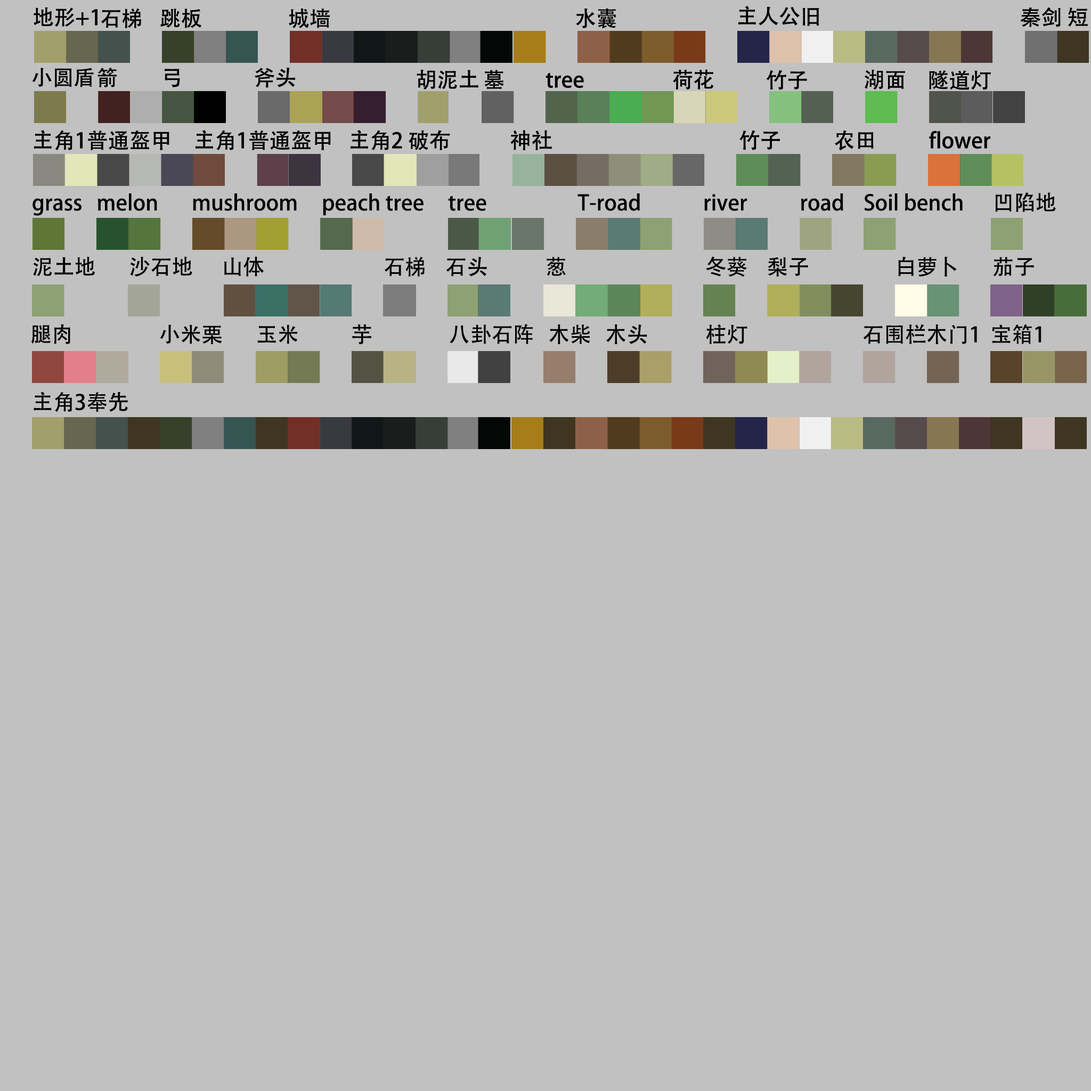
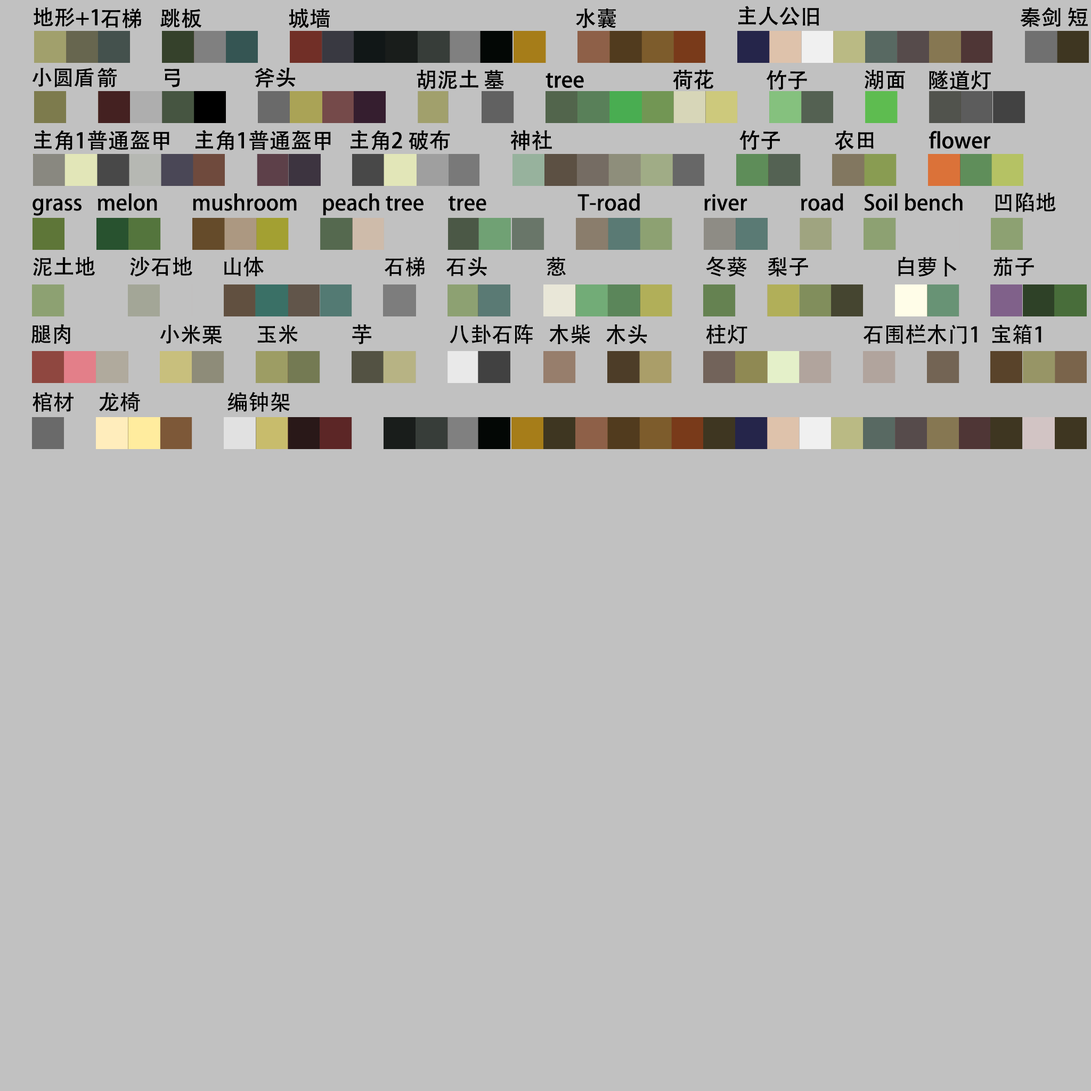
Layered file, before and after one edit (1091 x 1091). Changes by layer:
painted on "文字7" over [32, 391, 290, 413]
painted on "颜色条 7" over [31, 417, 384, 450]
